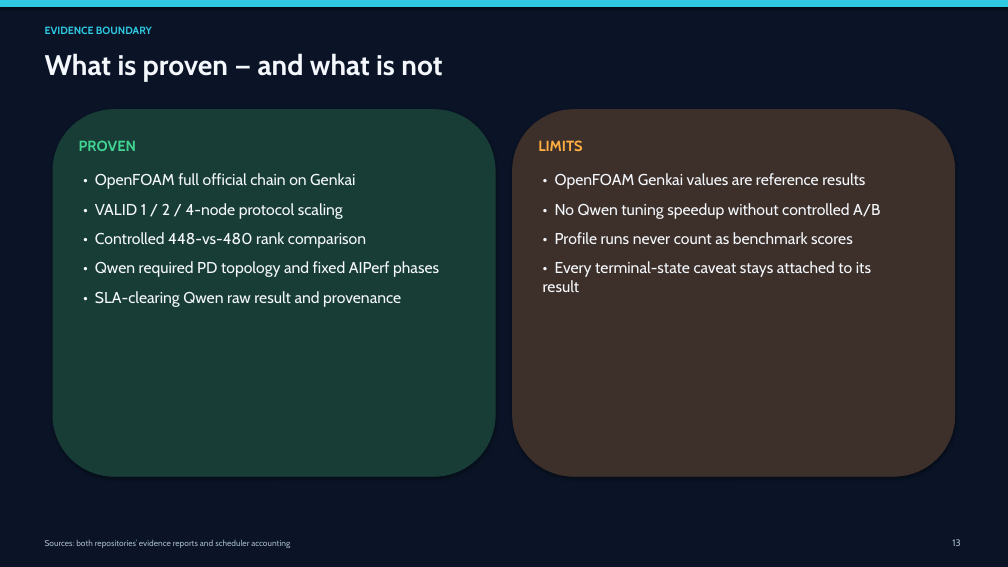
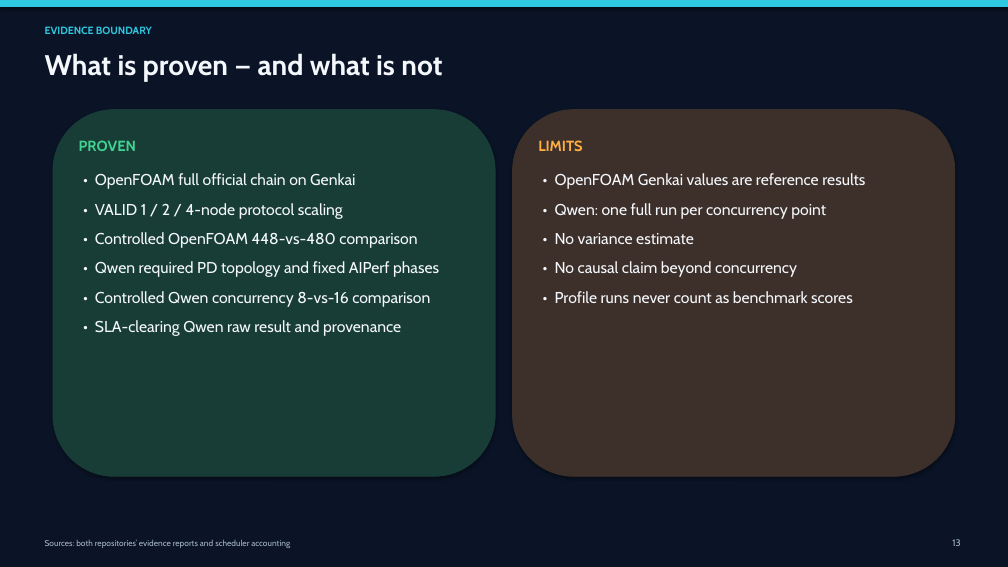
Before and after one commit to 2026-APAC-HPC-AI-Tokyo-Rapids/1_OpenFOAM, a slide deck: slide 13 of presentation/team_presentation.pptx. Drawn at 1008x567 pixels with LibreOffice and Linux fonts; fonts in the diff are those of the drawing. Boxes give left, top, right and bottom in pixels: in the first picture for what was removed or moved away, otherwise in the second. Text is boxed around its words. In the diff, an @@ line names an element or a change of style, - is before the commit and + after.

```diff
--- a/presentation/team_presentation.pptx
+++ b/presentation/team_presentation.pptx
@@ text at (555, 203, 826, 277): text changed @@
-• No Qwen tuning speedup without controlled A/B
+• Qwen: one full run per concurrency point
+• No variance estimate
+• No causal claim beyond concurrency
@@ text at (95, 232, 417, 248): text changed @@
-• Controlled 448-vs-480 rank comparison
+• Controlled OpenFOAM 448-vs-480 comparison
@@ text at (543, 261, 871, 292): paragraph removed @@
-• Every terminal-state caveat stays attached to its result
@@ text at (95, 291, 430, 307): paragraph added @@
+• Controlled Qwen concurrency 8-vs-16 comparison
```
Also in this commit, not shown: 5 other slides changed, 1 slide added, 1 slide removed.
